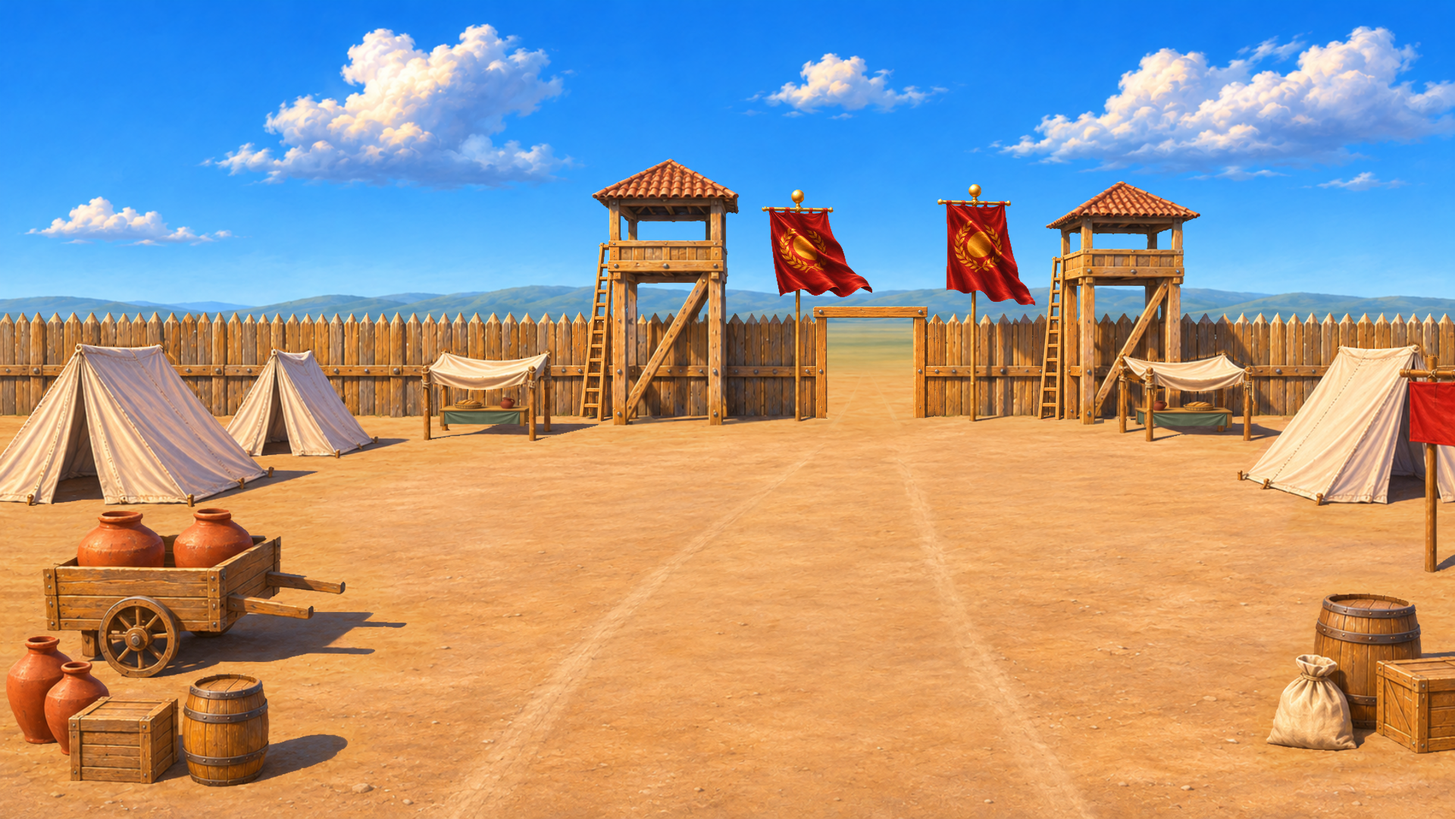
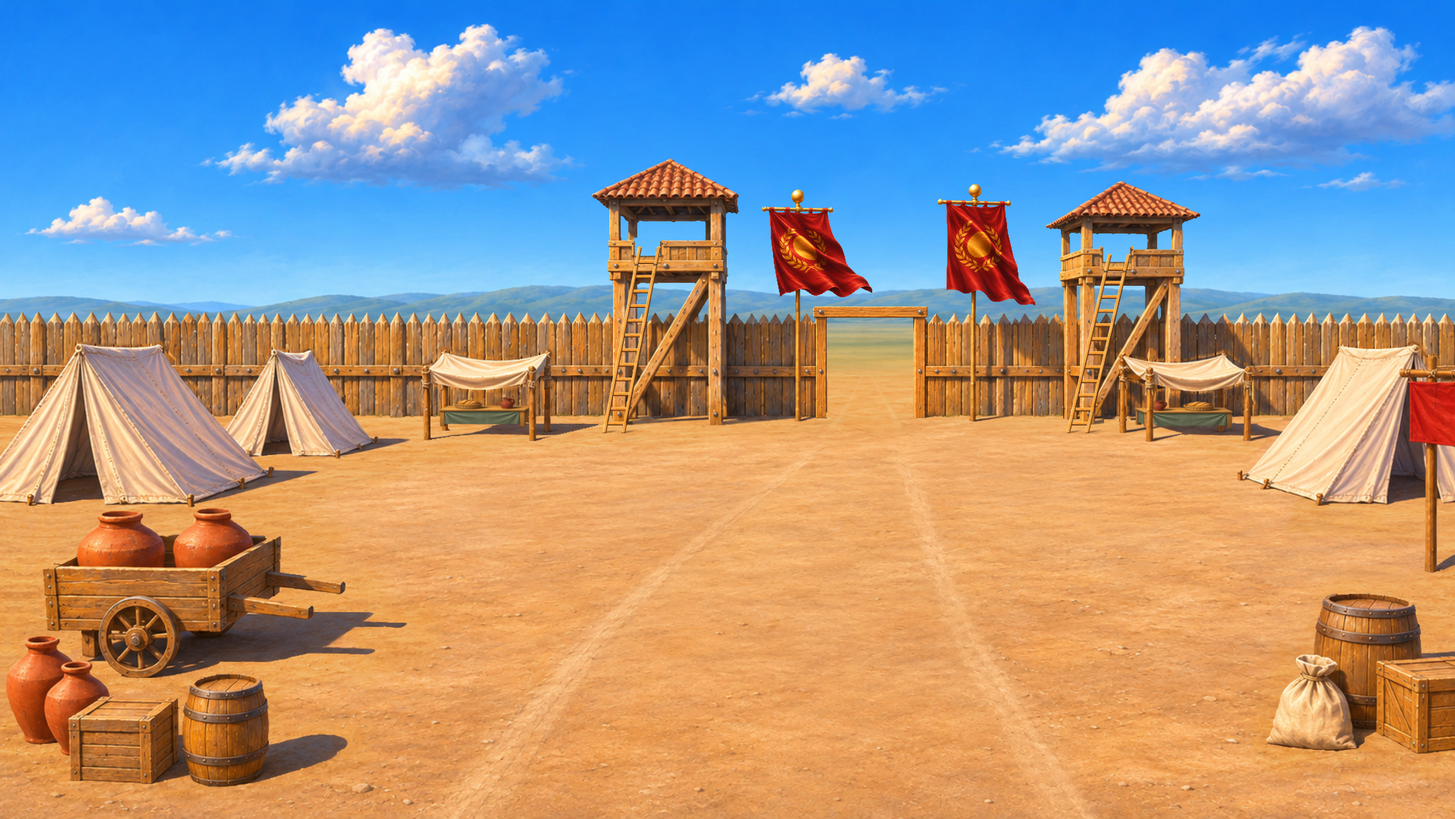
Layers edited between the first and the second 1455 × 819 image:
painted on "中景 · 栅栏、门框、岗楼与军旗" over (x1=577, y1=237, x2=1134, y2=434)
